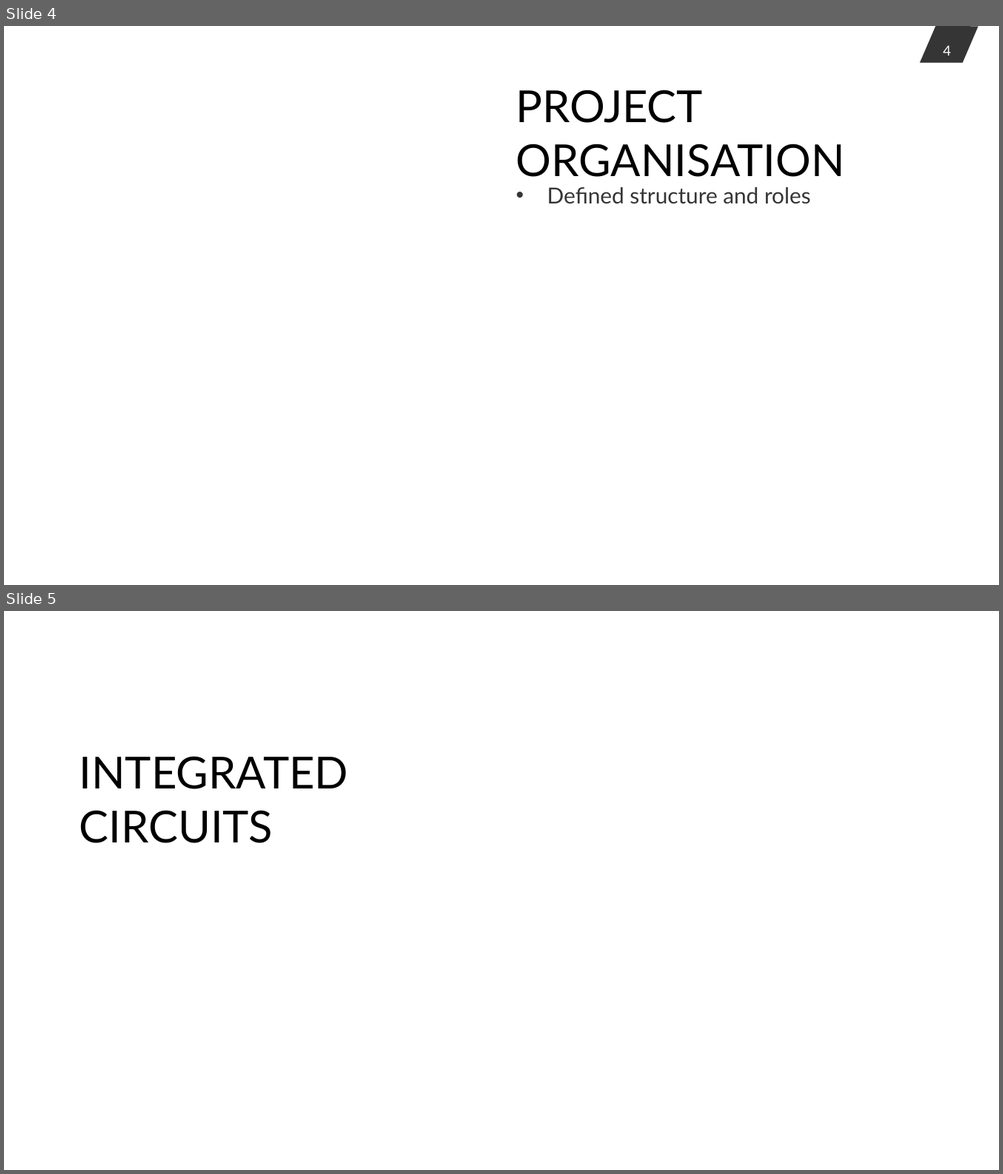
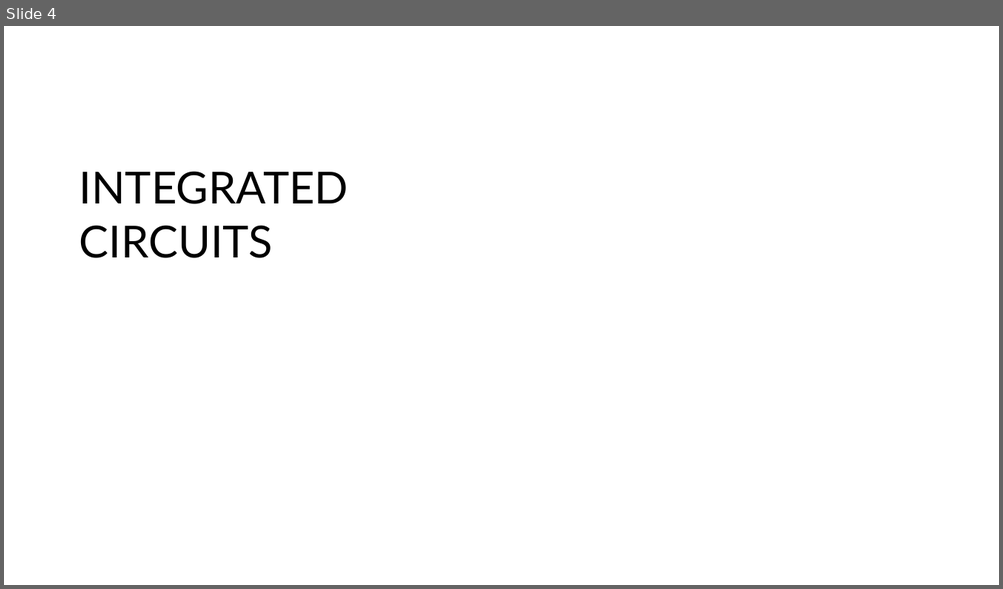
Before and after one commit to StephanStofer/hslu-iot, a slide deck: doc/presentation.pptx. Shown one above the other, each under a label of ours: slides 4 and 5 before the commit, slide 4 after it. The pictures are 1003x1174 and 1003x589 pixels, drawn with LibreOffice and Linux fonts; fonts in the diff are those of the drawing; background and template pictures are left out. Boxes give left, top, right and bottom in pixels: in the first picture for what was removed or moved away, otherwise in the second. Text is boxed around its words. In the diff, an @@ line names an element or a change of style, - is before the commit and + after.

```diff
--- a/doc/presentation.pptx
+++ b/doc/presentation.pptx
@@ slide 4 removed at [4,26,999,585], background #FFFFFF @@
@@ page number removed at [920,26,979,63] @@
-4
@@ title removed at [516,90,845,177] @@
-PROJECT ORGANISATION
@@ text removed at [547,187,811,204] @@
-• Defined structure and roles
@@ what was slide 5 is now slide 4 @@
```
Also in this commit, not shown: 2 slides changed, 2 slides added, 3 other slides removed.
